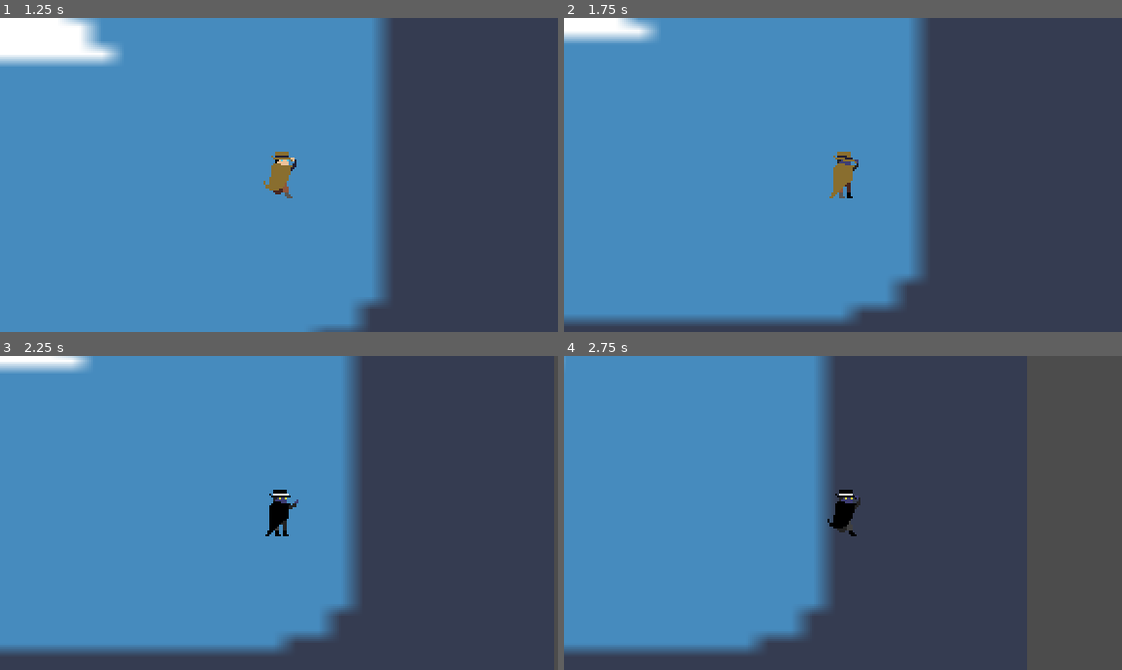
Above: before the commit, frames 1-4 (two rows, left to right).
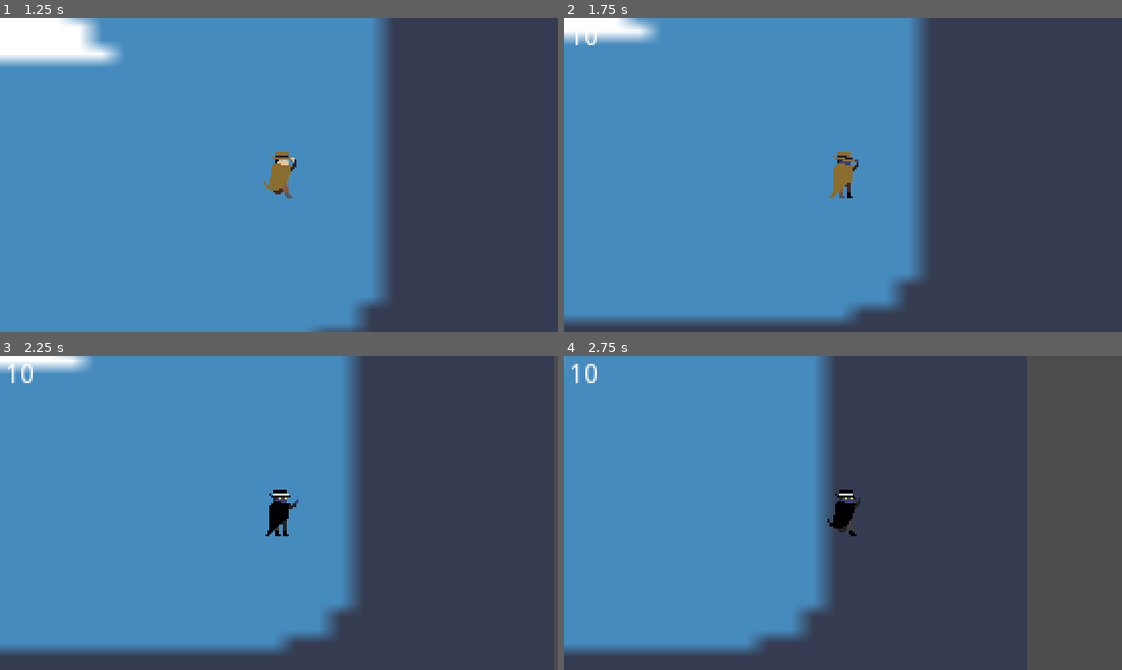
Above: after the commit, the same moments.

Repository: Cabidge/SGD1
Game: Godot game, scene res://assets/Main.tscn
The game is run twice, just before and just after one commit, with the same random seed, the same clock (stepped at 60 frames per second) and the same inputs. The engine's default icon, where the game draws it, is replaced by a stand-in: a white triangle on a blue panel in a dark square.
Inputs (mouse positions are in pixels of both pictures, inside the frame that each line leads up to):
- Up to frame 1 (1.25 s): tap Enter at 0.5 s; move the mouse to (401, 159) at 0.52 s; press the mouse at (401, 159) at 0.53 s; hold D (move_right) from 0.53 s (still down)
- Up to frame 2 (1.75 s): move the mouse to (731, 190) at 1.27 s; release D (move_right) at 1.28 s; release the mouse at (731, 190) at 1.28 s; hold S (move_down) from 1.28 s (still down); right-click (731, 190) at 1.35 s
- Up to frame 3 (2.25 s): move the mouse to (334, 443) at 2.02 s; release S (move_down) at 2.03 s; press the mouse at (334, 443) at 2.03 s; hold D (move_right) from 2.03 s (still down)
- Up to frame 4 (2.75 s): keep holding D (move_right)

Frame 1 is identical in both runs. In frame 2, less than 0.1% of the frame differs, in the area x 2-6%, y 4-9%; in frame 3, 0.1%; in frame 4, 0.1%, in the area x 1-6%, y 2-9%.

Commit message:
Created simple mana label.

Diff:
--- a/assets/Main.tscn
+++ b/assets/Main.tscn
@@ -25,5 +25,11 @@
 }
 
 [node name="Mana" type="Label" parent="UI/Control"]
-margin_right = 40.0
-margin_bottom = 14.0
+margin_left = 1.83541
+margin_top = 3.00339
+margin_right = 41.8354
+margin_bottom = 17.0034
+text = "10"
+__meta__ = {
+"_edit_use_anchors_": false
+}
--- a/assets/ui/UI.gd
+++ b/assets/ui/UI.gd
@@ -1 +1,9 @@
 extends CanvasLayer
+
+onready var mana = $Control/Mana
+
+func _ready():
+	Player.connect("updated_mana",self,"_on_Player_updated_mana")
+
+func _on_Player_updated_mana(new):
+	mana.text = "Mana: " + str(new)
